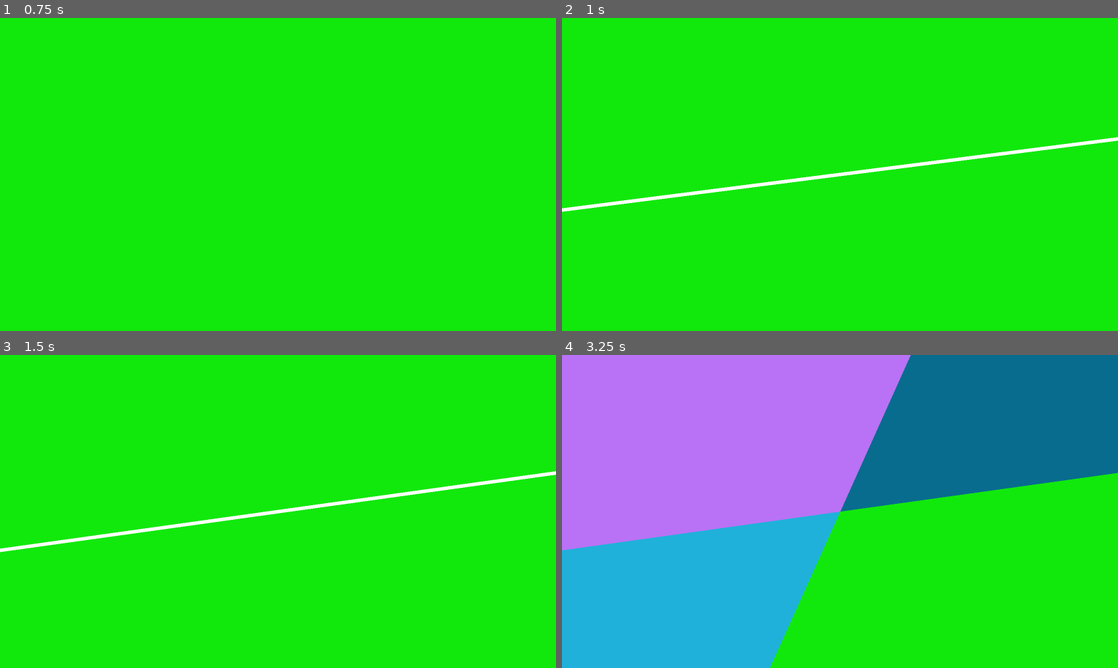
Above: before the commit, frames 1-4 (two rows, left to right).
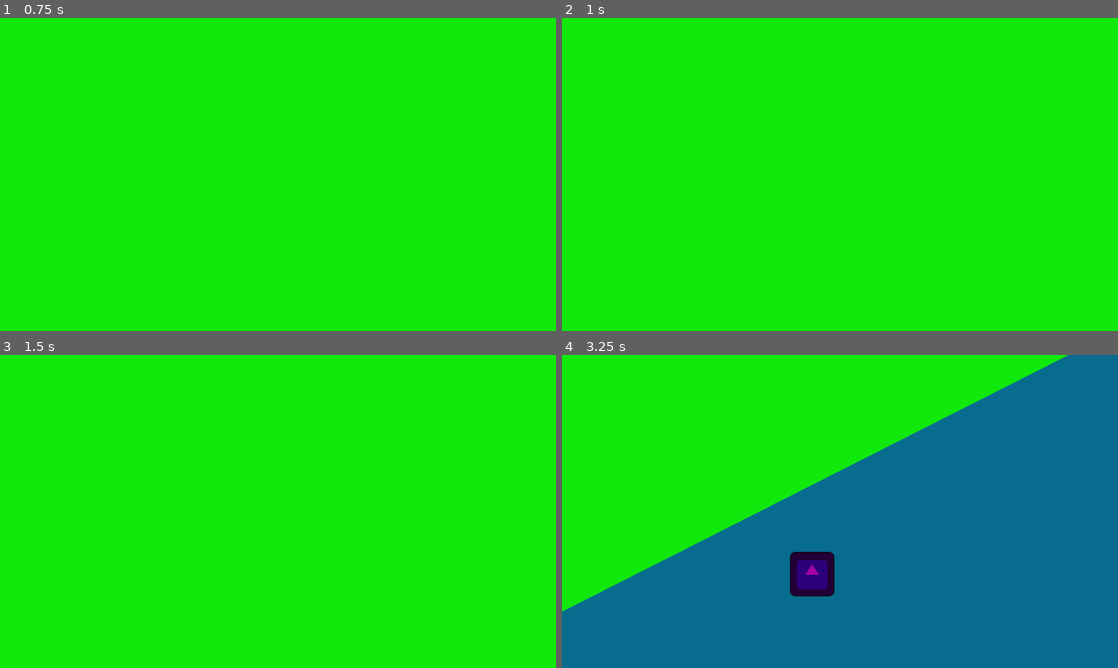
Above: after the commit, the same moments.

Repository: m-khadadeh/AberrationGame
Game: Godot game, scene res://00_Scenes/game_container.tscn
Same seed, same stepped clock (60 frames per second), same inputs: the game is played once before the commit and once after it. The engine's default icon, where the game draws it, is replaced by a stand-in: a white triangle on a blue panel in a dark square.
Inputs (mouse positions are in pixels of both pictures, inside the frame that each line leads up to):
- Up to frame 1 (0.75 s): tap Enter at 0.5 s; move the mouse to (400, 158) at 0.52 s; press the mouse at (400, 158) at 0.53 s
- Up to frame 2 (1 s): right-click (962, 158) at 0.8 s
- Up to frame 3 (1.5 s): tap Space at 1.25 s; move the mouse to (166, 527) at 1.27 s; release the mouse at (166, 527) at 1.28 s; right-click (166, 527) at 1.35 s
- Up to frame 4 (3.25 s): click (728, 527) at 1.55 s; tap Enter at 2 s; move the mouse to (895, 442) at 2.02 s; press the mouse at (895, 442) at 2.03 s; right-click (895, 442) at 2.3 s; tap Space at 2.75 s; move the mouse to (812, 574) at 2.77 s; release the mouse at (812, 574) at 2.78 s; right-click (812, 574) at 2.85 s; click (812, 574) at 3.05 s

Frame 1 is identical in both runs. In frame 2, 1.2% of the frame differs, in the area x 0-100%, y 38-62%; in frame 3, 1.2%; in frame 4, 86%, in the area x 0-100%, y 0-100%.

Commit message:
snapping to corners and slicing corners implemented

Diff:
--- a/00_Scenes/splittable_polygon.tscn
+++ b/00_Scenes/splittable_polygon.tscn
@@ -4,6 +4,7 @@
 
 [node name="SplittablePolygon" type="Polygon2D"]
 script = ExtResource("1_x1nu3")
+error_tolerance = 0.2
 
 [node name="Area2D" type="Area2D" parent="."]
 
--- a/00_Scenes/splitter.tscn
+++ b/00_Scenes/splitter.tscn
@@ -1,19 +1,23 @@
-[gd_scene load_steps=2 format=3 uid="uid://n4q8jns8mfmx"]
+[gd_scene load_steps=3 format=3 uid="uid://n4q8jns8mfmx"]
 
 [ext_resource type="Script" path="res://01_Scripts/splitter.gd" id="1_j11w1"]
+[ext_resource type="Texture2D" uid="uid://bcu7g1xggr0tn" path="res://icon.svg" id="2_64kgg"]
 
 [node name="Splitter" type="Node2D"]
 script = ExtResource("1_j11w1")
-max_distance_btw_markers = 250.0
-lerp_speed = 2.0
 height_padding = 50.0
+snap_range = 40.0
 
 [node name="Marker2DStart" type="Marker2D" parent="."]
 modulate = Color(0.639216, 0, 0.643137, 1)
-scale = Vector2(30, 30)
+
+[node name="Sprite2D" type="Sprite2D" parent="Marker2DStart"]
+texture = ExtResource("2_64kgg")
 
 [node name="Marker2DEnd" type="Marker2D" parent="."]
 modulate = Color(0, 0.482353, 0.482353, 1)
-scale = Vector2(30, 30)
+
+[node name="Sprite2D" type="Sprite2D" parent="Marker2DEnd"]
+texture = ExtResource("2_64kgg")
 
 [node name="Line2D" type="Line2D" parent="."]
--- a/01_Scripts/game_container.gd
+++ b/01_Scripts/game_container.gd
@@ -13,8 +13,6 @@
 var current_state : GameState
 @export var start_state : GameState
 @export var split_padding : float
-
-
 
 # Called when the node enters the scene tree for the first time.
 func _ready():
@@ -64,7 +62,8 @@
 				switch_state_to(GameState.SLICING)
 		GameState.SLICING:
 			if event.is_action_pressed("left_click"):
-				switch_state_to(GameState.SELECTING_BUTTONS)
+				if _current_splitter.advance_on_click():
+					switch_state_to(GameState.SELECTING_BUTTONS)
 
 func switch_state_to(new_state : GameState):
 	# State exit logic
@@ -74,6 +73,7 @@
 		GameState.SLICING:
 			var line_data = _current_splitter.get_line_data()
 			_line_array.append(line_data)
+			recalculate_points_of_intersection()
 			var polygons_to_append : Array
 			for polygon in _polygon_array:
 				var new_polys = polygon.split_across_line(line_data)
@@ -86,7 +86,6 @@
 					polygons_to_append.append(new_poly)
 			for polygon in polygons_to_append:
 				_polygon_array.append(polygon)
-
 			_current_splitter.queue_free()
 
 	# State enter logic
@@ -96,6 +95,7 @@
 		GameState.SLICING:
 			var new_splitter = splitter_scene.instantiate()
 			add_child(new_splitter)
+			new_splitter.initialize(_points_of_intersection)
 			_current_splitter = new_splitter
 
 	current_state = new_state
--- a/01_Scripts/line_data.gd
+++ b/01_Scripts/line_data.gd
@@ -27,3 +27,15 @@
 		return PointRelationship.RIGHT
 	else:
 		return PointRelationship.LEFT
+
+func similar_within_tolerance(a : float, b : float, tolerance : float) -> bool:
+	return abs(a - b) < tolerance
+
+func contains_point(point : Vector2, tolerance : float) -> bool:
+	var x_param = (point.x - single_point.x) / direction_vector.x
+	var y_param = (point.y - single_point.y) / direction_vector.y
+	return similar_within_tolerance(x_param, y_param, tolerance)
+
+func is_parallel(line : LineData, tolerance : float) -> bool:
+	return similar_within_tolerance(direction_vector.x, line.direction_vector.x, tolerance) and \
+	similar_within_tolerance(direction_vector.y, line.direction_vector.y, tolerance)
--- /dev/null
+++ b/01_Scripts/polygon_vertex_data.gd
@@ -0,0 +1,10 @@
+class_name PolygonVertexData
+
+var identifier : int
+var point : Vector2
+var original_point : bool
+
+func _init(id : int, pt : Vector2, original : bool):
+	identifier = id
+	point = pt
+	original_point = original
--- a/01_Scripts/splittable_polygon.gd
+++ b/01_Scripts/splittable_polygon.gd
@@ -1,9 +1,11 @@
 class_name SplittablePolygon
 extends Polygon2D
 
+@export var error_tolerance : float
+
 @onready var collider = $Area2D/CollisionPolygon2D
 
-var _polygon_verts : PackedVector2Array
+var _polygon_verts : Array
 var _segment_array: Array
 var _edge_dictionary : Dictionary
 
@@ -17,9 +19,13 @@
 
 func initialize(edge_dictionary : Dictionary, random_color = true):
 	_edge_dictionary = edge_dictionary
-	_polygon_verts = _edge_dictionary.keys()
+	var counter = 0
+	_polygon_verts.clear()
+	for vertex in edge_dictionary.keys():
+		_polygon_verts.append(PolygonVertexData.new(counter, vertex, true))
+		counter += 1
 	_segment_array = _edge_dictionary.values()
-	polygon = _polygon_verts
+	polygon = _edge_dictionary.keys()
 	collider.polygon = polygon
 	if random_color:
 		color = Color(randf(), randf(), randf())
@@ -33,82 +39,79 @@
 	pass
 
 func split_across_line(line : LineData) -> Array:
-	var polygon0_verts : PackedVector2Array
-	var polygon1_verts : PackedVector2Array
-	var split_points_set : PackedVector2Array
-	var split_point_parameters : Array
+	var polygon0_verts : Array
+	var polygon1_verts : Array
+	var split_points_set : Array
 	var split_points : Dictionary
 
-	for segment in _segment_array:
-		var point_of_intersect = segment.get_intersection(line)
-		if point_of_intersect.x != INF and not split_points_set.has(point_of_intersect):
-			split_points[segment] = point_of_intersect
-			split_points_set.append(point_of_intersect)
-			split_point_parameters.append(segment.get_intersection_parameter(line))
+	for segment_index in range(_segment_array.size()):
+		# check if line coincides
+		if line.contains_point(_segment_array[segment_index]._point_extents[0], error_tolerance) and \
+		line.is_parallel(_segment_array[segment_index]._line, error_tolerance):
+			print("Coincident")
+			# line coincides wth segment.
+			return [_edge_dictionary]
 
-	if split_points.size() != 2 or (_polygon_verts.has(split_points_set[0]) and _polygon_verts.has(split_points_set[1])):
-		# Less than two intersection points or both intersection points are already part of the polygon so it would be splitting from nothing
+		var point_of_intersect = _segment_array[segment_index].get_intersection(line)
+		if point_of_intersect.x != INF:
+			var point_exists = false
+			for point in split_points_set:
+				if point.point.distance_to(point_of_intersect) < error_tolerance:
+					point_exists = true
+					break
+			if point_exists:
+				continue
+
+			var similar_point = -1
+			for i in range(_polygon_verts.size()):
+				if _polygon_verts[i].point.distance_to(point_of_intersect) < error_tolerance:
+					similar_point = i
+					break
+
+			if similar_point == -1:
+				var new_vert_data = PolygonVertexData.new(segment_index, point_of_intersect, false)
+				split_points[segment_index] = new_vert_data
+				split_points_set.append(new_vert_data)
+			else:
+				split_points[similar_point] = _polygon_verts[similar_point]
+				split_points_set.append(_polygon_verts[similar_point])
+
+	if split_points.size() < 2:
+		# less than 2 intersection points on polygon
 		return [_edge_dictionary]
 
-	var prev_side = line.get_point_relationship(_polygon_verts[0])
-	var prev_vert = _polygon_verts[0]
-	var crossed_over = false
+	var side = false # false is polygon0. true is polygon1
 	for i in range(_polygon_verts.size()):
-		var vert = _polygon_verts[i]
-		var current_side = line.get_point_relationship(vert)
-		if split_points_set.has(vert):
-			# TODO: Test This
-			polygon1_verts.append(vert)
-			polygon0_verts.append(vert)
-			if prev_side == LineData.PointRelationship.LEFT:
-				prev_side = LineData.PointRelationship.RIGHT
+		var vert = (_polygon_verts[i] as PolygonVertexData)
+		if split_points.has(vert.identifier):
+			if not split_points[vert.identifier].original_point:
+				# The polygon splits along the edge
+				if side:
+					polygon1_verts.append(vert)
+				else:
+					polygon0_verts.append(vert)
+			polygon0_verts.append(split_points[vert.identifier])
+			polygon1_verts.append(split_points[vert.identifier])
+			side = not side
+		else:
+			# No splits happen on this path or vertex
+			if side:
+				polygon1_verts.append(vert)
 			else:
-				prev_side = LineData.PointRelationship.LEFT
-		else:
-			var intersection_parameter = 0.0
-			if current_side == LineData.PointRelationship.LEFT:
-				if current_side != prev_side:
-					var shared_point = split_points[_edge_dictionary[prev_vert]]
-					polygon1_verts.append(shared_point)
-					polygon0_verts.append(shared_point)
 				polygon0_verts.append(vert)
-			else:
-				if current_side != prev_side:
-					var shared_point = split_points[_edge_dictionary[prev_vert]]
-					polygon0_verts.append(shared_point)
-					polygon1_verts.append(shared_point)
-				polygon1_verts.append(vert)
-			prev_side = current_side
-		prev_vert = vert
-	# check the starting vertex one more time without adding it to the lists
-	var vert = _polygon_verts[0]
-	var current_side = line.get_point_relationship(vert)
-	var intersection_parameter = 0.0
-	if current_side == LineData.PointRelationship.LEFT:
-		if current_side != prev_side:
-			var shared_point = split_points[_edge_dictionary[prev_vert]]
-			polygon1_verts.append(shared_point)
-			polygon0_verts.append(shared_point)
-	else:
-		if current_side != prev_side:
-			var shared_point = split_points[_edge_dictionary[prev_vert]]
-			polygon0_verts.append(shared_point)
-			polygon1_verts.append(shared_point)
 
 
-
-	# TODO: Edit this polygon and create the new one
 	var new_dict : Dictionary
 	var new_lines : Array
 	var poly1_dict : Dictionary
 	var poly1_lines : Array
 	for i in range(polygon0_verts.size()):
-		new_lines.append(LineData.new(polygon0_verts[i], polygon0_verts[(i + 1) % polygon0_verts.size()] - polygon0_verts[i]))
+		new_lines.append(LineData.new(polygon0_verts[i].point, polygon0_verts[(i + 1) % polygon0_verts.size()].point - polygon0_verts[i].point))
 	for i in range(polygon1_verts.size()):
-		poly1_lines.append(LineData.new(polygon1_verts[i], polygon1_verts[(i + 1) % polygon1_verts.size()] - polygon1_verts[i]))
+		poly1_lines.append(LineData.new(polygon1_verts[i].point, polygon1_verts[(i + 1) % polygon1_verts.size()].point - polygon1_verts[i].point))
 	for i in range(polygon0_verts.size()):
-		new_dict[polygon0_verts[i]] = LineSegment.new(new_lines[i], [new_lines[i].get_intersection_parameter(new_lines[(i - 1 + polygon0_verts.size()) % polygon0_verts.size()]), new_lines[i].get_intersection_parameter(new_lines[(i + 1) % polygon0_verts.size()])])
+		new_dict[polygon0_verts[i].point] = LineSegment.new(new_lines[i], [new_lines[i].get_intersection_parameter(new_lines[(i - 1 + polygon0_verts.size()) % polygon0_verts.size()]), new_lines[i].get_intersection_parameter(new_lines[(i + 1) % polygon0_verts.size()])])
 	for i in range(polygon1_verts.size()):
-		poly1_dict[polygon1_verts[i]] = LineSegment.new(poly1_lines[i], [poly1_lines[i].get_intersection_parameter(poly1_lines[(i - 1 + polygon1_verts.size()) % polygon1_verts.size()]), poly1_lines[i].get_intersection_parameter(poly1_lines[(i + 1) % polygon1_verts.size()])])
+		poly1_dict[polygon1_verts[i].point] = LineSegment.new(poly1_lines[i], [poly1_lines[i].get_intersection_parameter(poly1_lines[(i - 1 + polygon1_verts.size()) % polygon1_verts.size()]), poly1_lines[i].get_intersection_parameter(poly1_lines[(i + 1) % polygon1_verts.size()])])
 	#initialize(new_dict, true)
 	return [new_dict, poly1_dict]
--- a/01_Scripts/splitter.gd
+++ b/01_Scripts/splitter.gd
@@ -2,64 +2,111 @@
 
 extends Node2D
 
-@export var max_distance_btw_markers : float
-@export var lerp_speed : float
 @export var height_padding : float
+@export var snap_range: float
 
-@onready var start_marker = $Marker2DStart
-@onready var end_marker = $Marker2DEnd
-@onready var line_renderer = $Line2D
+@onready var _start_marker = $Marker2DStart
+@onready var _start_marker_sprite = $Marker2DStart/Sprite2D
+@onready var _end_marker = $Marker2DEnd
+@onready var _end_marker_sprite = $Marker2DEnd/Sprite2D
+@onready var _line_renderer = $Line2D
 
 var _screen_size : Vector2
 var _line_slope : float
 var _endpoints = [Vector2(0,0),Vector2(0,0)]
 var _difference_btw_points : Vector2
 var _mouse_position : Vector2
+var _snap_points : PackedVector2Array
 
-var _lerp_position_start : Vector2
-var _lerp_position_end : Vector2
-var _lerp_parameter : float
-var _should_lerp : bool
+enum State {SELECTING_POINT_1, SELECTING_POINT_2, APPLYING}
+var _state : State
 
 # Called when the node enters the scene tree for the first time.
 func _ready():
 	_screen_size = get_viewport_rect().size
-	end_marker.position = get_global_mouse_position()
-	start_marker.position = _screen_size / 2
+	_state = State.SELECTING_POINT_1
+	_start_marker.position = _screen_size / 2
+	_end_marker.position = get_global_mouse_position()
+	_start_marker_sprite.visible = false
+	_end_marker_sprite.visible = false
+	_state = State.SELECTING_POINT_1
 
 # Called every frame. 'delta' is the elapsed time since the previous frame.
 func _process(delta):
 	_mouse_position = get_global_mouse_position()
+	match _state:
+		State.SELECTING_POINT_1:
+			var snap_value = process_snap_logic(_mouse_position)
+			if snap_value > -1:
+				_start_marker.position = _snap_points[snap_value]
+				_start_marker_sprite.visible = true
+			else:
+				_start_marker.position = _mouse_position
+				_start_marker_sprite.visible = false
+		State.SELECTING_POINT_2:
+			var snap_value = process_snap_logic(_mouse_position)
+			if snap_value > -1:
+				_end_marker.position = _snap_points[snap_value]
+				_end_marker_sprite.visible = true
+			else:
+				_end_marker.position = _mouse_position
+				_end_marker_sprite.visible = false
+			_difference_btw_points = _end_marker.position - _start_marker.position
 
-	_difference_btw_points = _mouse_position - start_marker.position
+			_line_slope = _difference_btw_points.y / _difference_btw_points.x
+			_endpoints[0] = Vector2((0 - _end_marker.position.y - height_padding) / _line_slope + _end_marker.position.x, - height_padding)
+			_endpoints[1] = Vector2((_screen_size.y - _end_marker.position.y + height_padding) / _line_slope + _end_marker.position.x, _screen_size.y + height_padding)
 
-	if _difference_btw_points.length() > max_distance_btw_markers:
-		var slope = end_marker.position - start_marker.position
-		var parameter = ((_difference_btw_points.y * slope.y) - (_difference_btw_points.x * slope.x)) / ((slope.y * slope.y) - (slope.x * slope.x))
-		var closest_point = start_marker.position + (parameter * slope)
-		var distance_to_closest_point = (closest_point - _mouse_position).length()
-		var other_side_length = sqrt((distance_to_closest_point * distance_to_closest_point) + (max_distance_btw_markers * max_distance_btw_markers))
-		_lerp_position_start = start_marker.position
-		_lerp_position_end = closest_point - (slope.normalized() * other_side_length)
-		_should_lerp = true
-		_lerp_parameter = 0
-
-	if _should_lerp:
-		_lerp_parameter += lerp_speed * delta
-		if _lerp_parameter >= 1:
-			_lerp_parameter = 1
-			_should_lerp = false
-		start_marker.position = lerp(_lerp_position_start, _lerp_position_end, _lerp_parameter)
-
-	end_marker.position = _mouse_position
-	_difference_btw_points = end_marker.position - start_marker.position
+			_line_renderer.points = _endpoints
+		State.APPLYING:
+			pass
 
 
-	_line_slope = _difference_btw_points.y / _difference_btw_points.x
-	_endpoints[0] = Vector2((0 - end_marker.position.y - height_padding) / _line_slope + end_marker.position.x, - height_padding)
-	_endpoints[1] = Vector2((_screen_size.y - end_marker.position.y + height_padding) / _line_slope + end_marker.position.x, _screen_size.y + height_padding)
 
-	line_renderer.points = _endpoints
+func initialize(snap_points : PackedVector2Array):
+	_snap_points = snap_points
+
+func process_snap_logic(mouse_position : Vector2) -> int:
+	for i in range(_snap_points.size()):
+		if mouse_position.distance_to(_snap_points[i]) <= snap_range:
+			return i
+	return -1
+
+func advance_on_click() -> bool:
+	match _state:
+		State.SELECTING_POINT_1:
+			change_state(State.SELECTING_POINT_2)
+			return false
+		State.SELECTING_POINT_2:
+			change_state(State.APPLYING)
+			return true
+		State.APPLYING:
+			pass
+	return false
+
+func change_state(state : State):
+	# exit conditions
+	match _state:
+		State.SELECTING_POINT_1:
+			_start_marker_sprite.visible = true
+		State.SELECTING_POINT_2:
+			pass
+		State.APPLYING:
+			pass
+
+	_state = state
+	#enter conditions
+	match _state:
+		State.SELECTING_POINT_1:
+			_line_renderer.visible = false
+			_start_marker_sprite.visible = false
+		State.SELECTING_POINT_2:
+			_line_renderer.visible = true
+			_end_marker_sprite.visible = false
+		State.APPLYING:
+			_line_renderer.visible = false
+			_start_marker_sprite.visible = false
+			_end_marker_sprite.visible = false
 
 func get_line_data() -> LineData:
 	var line_data = LineData.new(_endpoints[0], (_endpoints[1] - _endpoints[0]).normalized())
